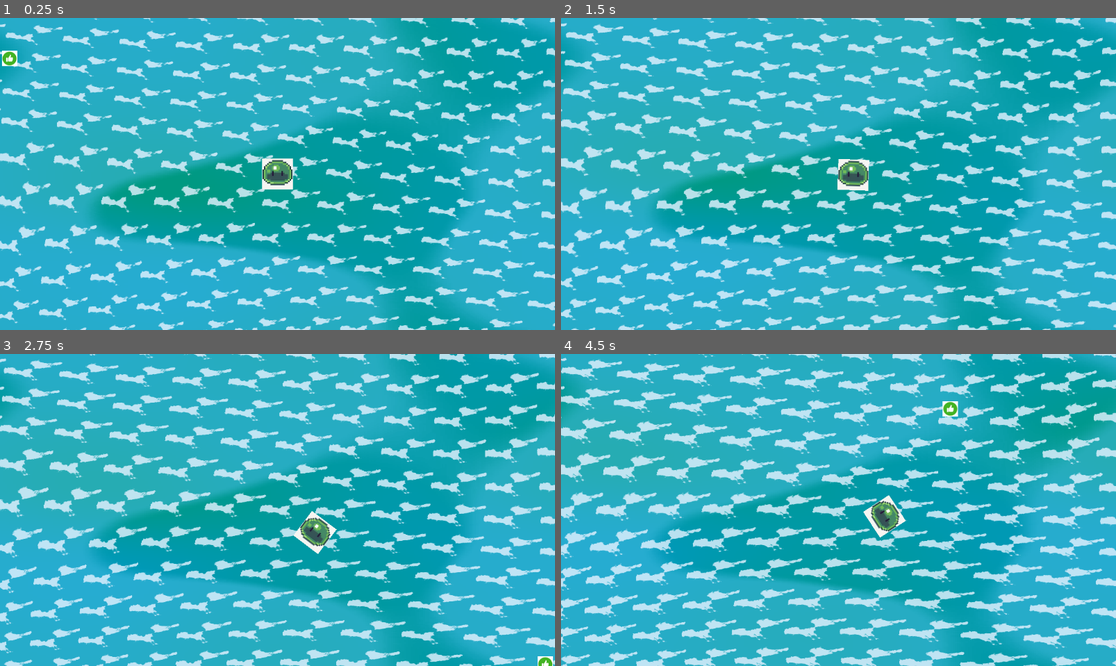
Above: before the commit, frames 1-4 (two rows, left to right).
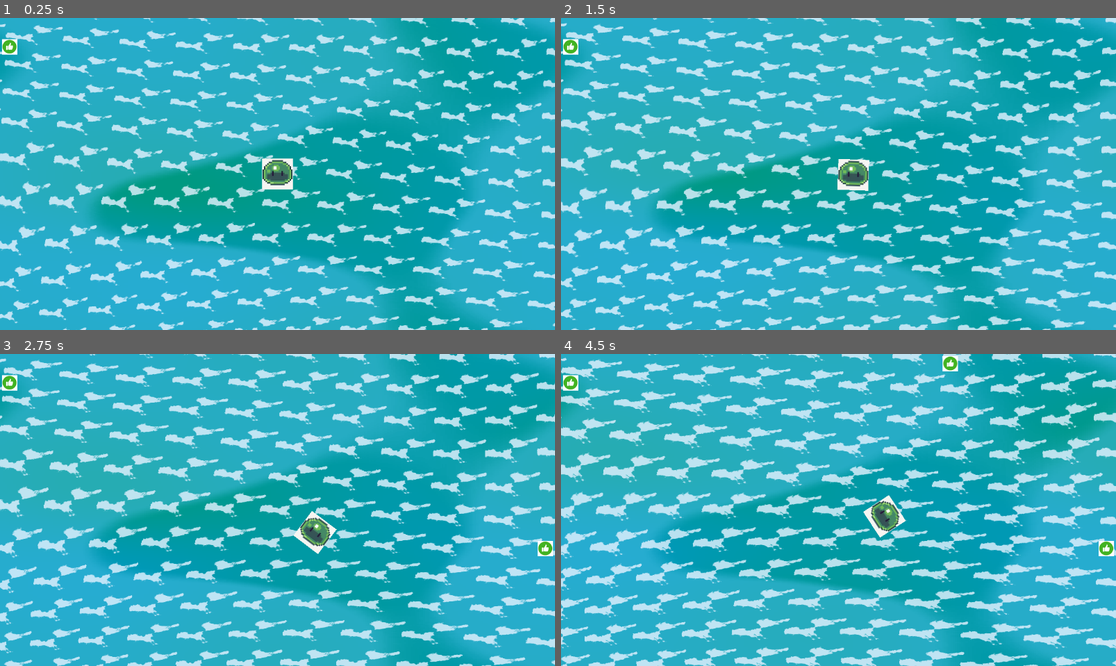
Above: after the commit, the same moments.

Repository: Of-Machines-and-Men/flotscum
Game: Godot game, scene res://scenes/levels/game_world.tscn
The game is run twice, just before and just after one commit, with the same random seed, the same clock (stepped at 60 frames per second) and the same inputs.
Inputs (mouse positions are in pixels of both pictures, inside the frame that each line leads up to):
- Up to frame 1 (0.25 s): no input
- Up to frame 2 (1.5 s): move the mouse to (960, 158) at 0.52 s; hold D (moveright) 0.53-1.28 s; move the mouse to (727, 189) at 1.27 s; hold S (movedown) from 1.28 s (still down)
- Up to frame 3 (2.75 s): move the mouse to (333, 441) at 2.02 s; release S (movedown) at 2.03 s; hold D (moveright) from 2.03 s (still down)
- Up to frame 4 (4.5 s): move the mouse to (810, 572) at 2.77 s; release D (moveright) at 2.78 s; hold W (moveup) 2.78-3.53 s; move the mouse to (1005, 556) at 3.52 s; hold A (moveleft) from 3.53 s (still down); move the mouse to (672, 463) at 4.27 s

The runs differ from the first frame. In frame 1, 0.2% of the frame differs, in the area x 0-4%, y 6-16%; in frame 2, 0.1%; in frame 3, 0.4%; in frame 4, 0.6%, in the area x 0-100%, y 0-65%.
Error before the commit: Parse Error: Could not resolve class "Collectible". (res://scenes/entities/collectible/structural/structural_collectible.gd:1)

Commit message:
add can_be_absorbed property

Diff:
--- a/scenes/entities/collectible/collectible.gd
+++ b/scenes/entities/collectible/collectible.gd
@@ -4,29 +4,15 @@
 @export var drift_force: float = 5.0
 @export var drift_interval: float = 2.0
 
-var _drift_timer: float = 0.0
-var _drift_direction: Vector2 = Vector2.ZERO
-
 # Called when the node enters the scene tree for the first time.
 func _ready() -> void:
 	super._ready()
-	_randomise_drift()
 
 func _physics_process(delta: float) -> void:
 	super._physics_process(delta)
-	if is_attached:
-		return
-	_drift_timer -= delta
-	if _drift_timer <= 0.0:
-		_randomise_drift()
-	apply_central_force(_drift_direction * drift_force)
 
-func _randomise_drift() -> void:
-	_drift_direction = Vector2(randf_range(-1.0, 1.0), randf_range(-1.0, 1.0)).normalized()
-	_drift_timer = drift_interval
-
-func on_absorbed(absorber: Node) -> void:
-	super.on_absorbed(absorber)
+func _on_absorbed(absorber: Node) -> void:
+	super._on_absorbed(absorber)
 	activate()
 
 func activate() -> void:
--- a/scenes/entities/collectible/structural/StructuralCollectible.tscn
+++ b/scenes/entities/collectible/structural/StructuralCollectible.tscn
@@ -6,12 +6,24 @@
 [sub_resource type="CircleShape2D" id="CircleShape2D_um8dw"]
 radius = 16.0
 
-[node name="StructuralCollectible" type="RigidBody2D" unique_id=262448205]
+[sub_resource type="CircleShape2D" id="CircleShape2D_k8dyh"]
+radius = 16.0
+
+[node name="StructuralCollectible" type="RigidBody2D" unique_id=262448205 node_paths=PackedStringArray("entity_sprite", "collider", "impact_zone", "impact_collider")]
 script = ExtResource("1_3xq35")
+entity_sprite = NodePath("Sprite2D")
+collider = NodePath("Collider")
+impact_zone = NodePath("ImpactZone")
+impact_collider = NodePath("ImpactZone/ImpactCollider")
 metadata/_custom_type_script = "uid://cvoit73i6hn7e"
 
-[node name="CollisionShape2D" type="CollisionShape2D" parent="." unique_id=1582658112]
+[node name="Collider" type="CollisionShape2D" parent="." unique_id=1582658112]
 shape = SubResource("CircleShape2D_um8dw")
 
 [node name="Sprite2D" type="Sprite2D" parent="." unique_id=467209328]
 texture = ExtResource("2_um8dw")
+
+[node name="ImpactZone" type="Area2D" parent="." unique_id=839184260]
+
+[node name="ImpactCollider" type="CollisionShape2D" parent="ImpactZone" unique_id=1151902737]
+shape = SubResource("CircleShape2D_k8dyh")
--- a/scenes/entities/enemy/enemy.tscn
+++ b/scenes/entities/enemy/enemy.tscn
@@ -4,4 +4,6 @@
 
 [node name="Enemy" type="RigidBody2D" unique_id=1115726226]
 script = ExtResource("1_lw7nh")
+absorber_priority = 1
+can_be_absorbed = false
 metadata/_custom_type_script = "uid://cdx4j041nqp46"
--- a/scenes/entities/enemy/rammer/rammer.tscn
+++ b/scenes/entities/enemy/rammer/rammer.tscn
@@ -6,8 +6,12 @@
 [sub_resource type="CircleShape2D" id="CircleShape2D_1b0dm"]
 radius = 16.0
 
-[node name="Rammer" type="RigidBody2D" unique_id=2645434]
+[node name="Rammer" type="RigidBody2D" unique_id=2645434 node_paths=PackedStringArray("entity_sprite", "collider")]
 script = ExtResource("1_k3n7j")
+entity_sprite = NodePath("Sprite2D")
+collider = NodePath("CollisionShape2D")
+absorber_priority = 1
+can_be_absorbed = false
 metadata/_custom_type_script = "uid://b80r5gviyuvkm"
 
 [node name="Sprite2D" type="Sprite2D" parent="." unique_id=1627163847]
